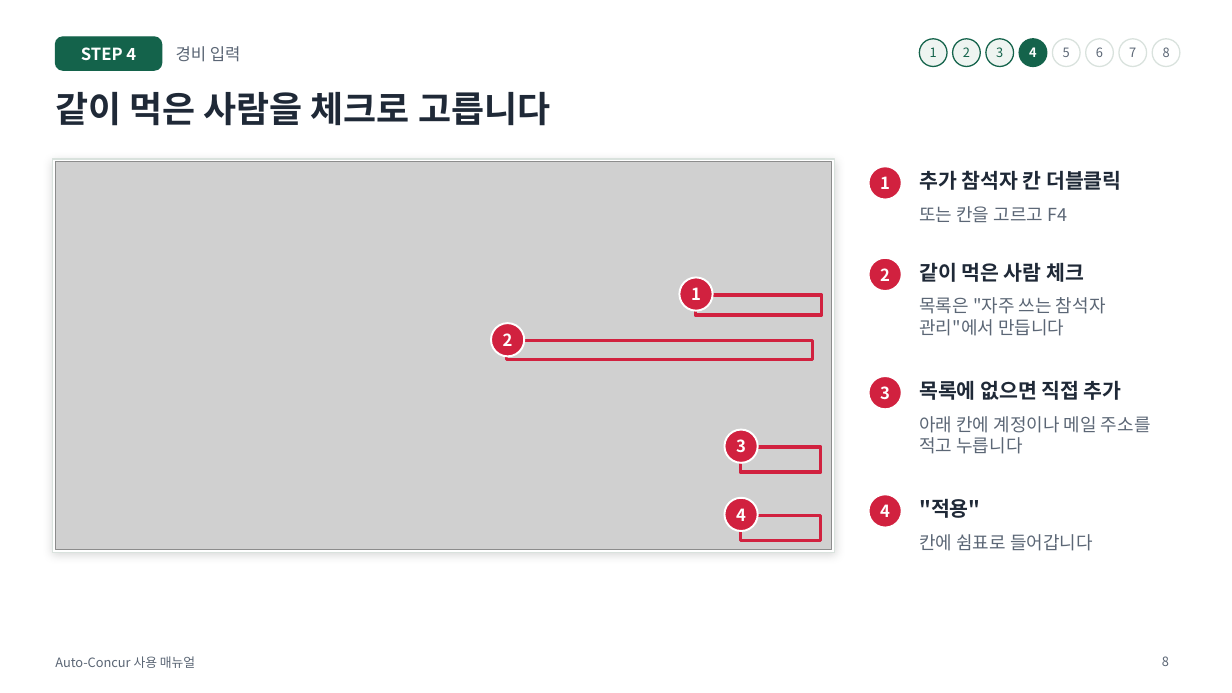
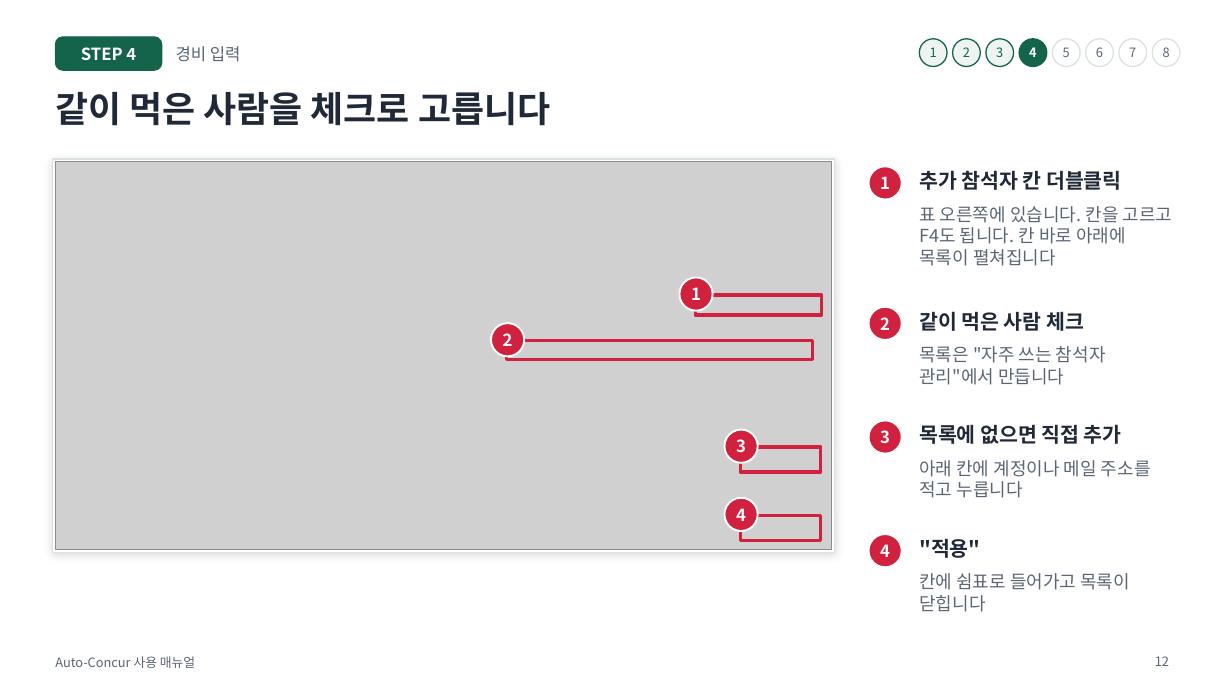
Before and after one commit to oks9924/Auto-Concur, a slide deck: slide 12 of docs/manual.pptx (slide 8 before the commit). Drawn at 1232x693 pixels with LibreOffice and Linux fonts; fonts in the diff are those of the drawing; grey boxes stand for pictures. Boxes give left, top, right and bottom in pixels: in the first picture for what was removed or moved away, otherwise in the second. Text is boxed around its words. In the diff, an @@ line names an element or a change of style, - is before the commit and + after.

```diff
--- a/docs/manual.pptx
+++ b/docs/manual.pptx
@@ text at <box>919,206,1173,266</box>: text changed @@
-또는 칸을 고르고 F4
+표 오른쪽에 있습니다. 칸을 고르고 F4도 됩니다. 칸 바로 아래에 목록이 펼쳐집니다
@@ 3 texts, 1 ellipse: place and size @@
-3 texts, 1 ellipse at <box>869,258,1106,336</box>
+3 texts, 1 ellipse at <box>869,307,1106,385</box>
@@ 3 texts, 1 ellipse: place and size @@
-3 texts, 1 ellipse at <box>869,376,1151,454</box>
+3 texts, 1 ellipse at <box>869,421,1151,498</box>
@@ 2 texts, 1 ellipse: place and size @@
-2 texts, 1 ellipse at <box>869,494,980,528</box>
+2 texts, 1 ellipse at <box>869,534,980,567</box>
@@ text at <box>919,573,1130,612</box>: text changed @@
-칸에 쉼표로 들어갑니다
+칸에 쉼표로 들어가고 목록이 닫힙니다
@@ page number at <box>1155,656,1169,666</box>: text changed @@
-8
+12
```
Also in this commit, not shown: 15 other slides changed, 9 slides added, 11 other files.
